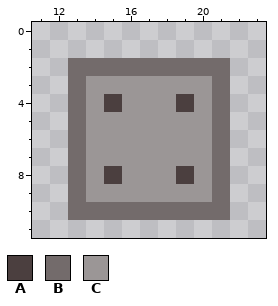
One commit to this pixel-art file: graphics/fort_effect.aseprite. Above is the file before it was changed.
35x33 pixels, 1 frame. Shown: x 11..23, y 0..11.
Palette (. is transparent): A #4b3f3f  B #736b6b  C #9b9696
Pixels before, first column x 13:
 2 BBBBBBBBB
 3 BCCCCCCCB
 4 BCACCCACB
 5 BCCCCCCCB
 6 BCCCCCCCB
 7 BCCCCCCCB
 8 BCACCCACB
 9 BCCCCCCCB
10 BBBBBBBBB
And afterwards:
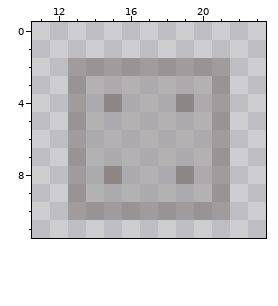
The exact change:
layer "Layer #2" opacity 100% -> 50%
Colour A changes from #4b3f3f to #4b3f3f80.
Colour B changes from #736b6b to #736b6b80.
Colour C changes from #9b9696 to #9b969680.
Where, in picture pixels (left, top, right, bottom), the same in both pictures:
changed: (68, 58, 230, 220)
